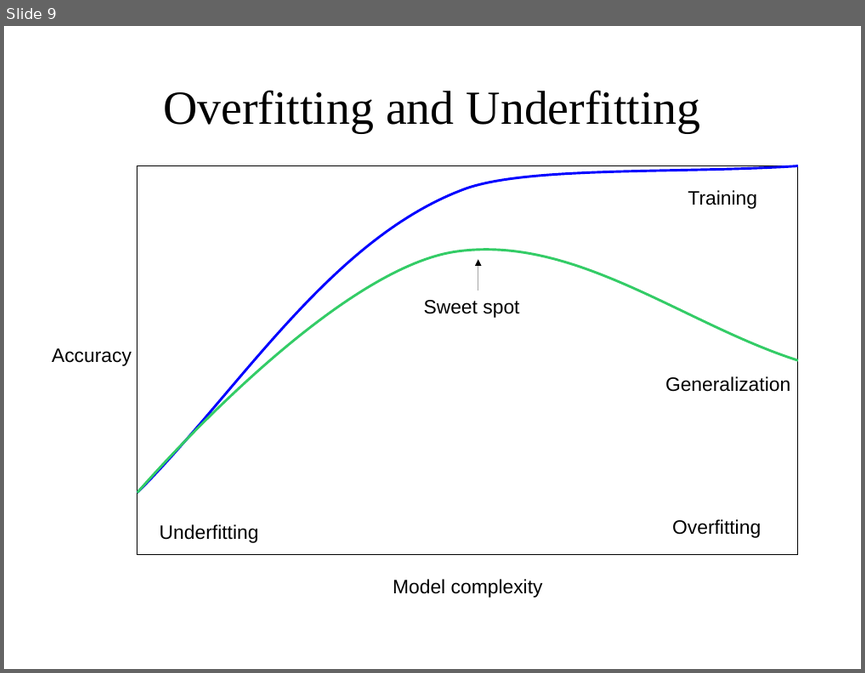
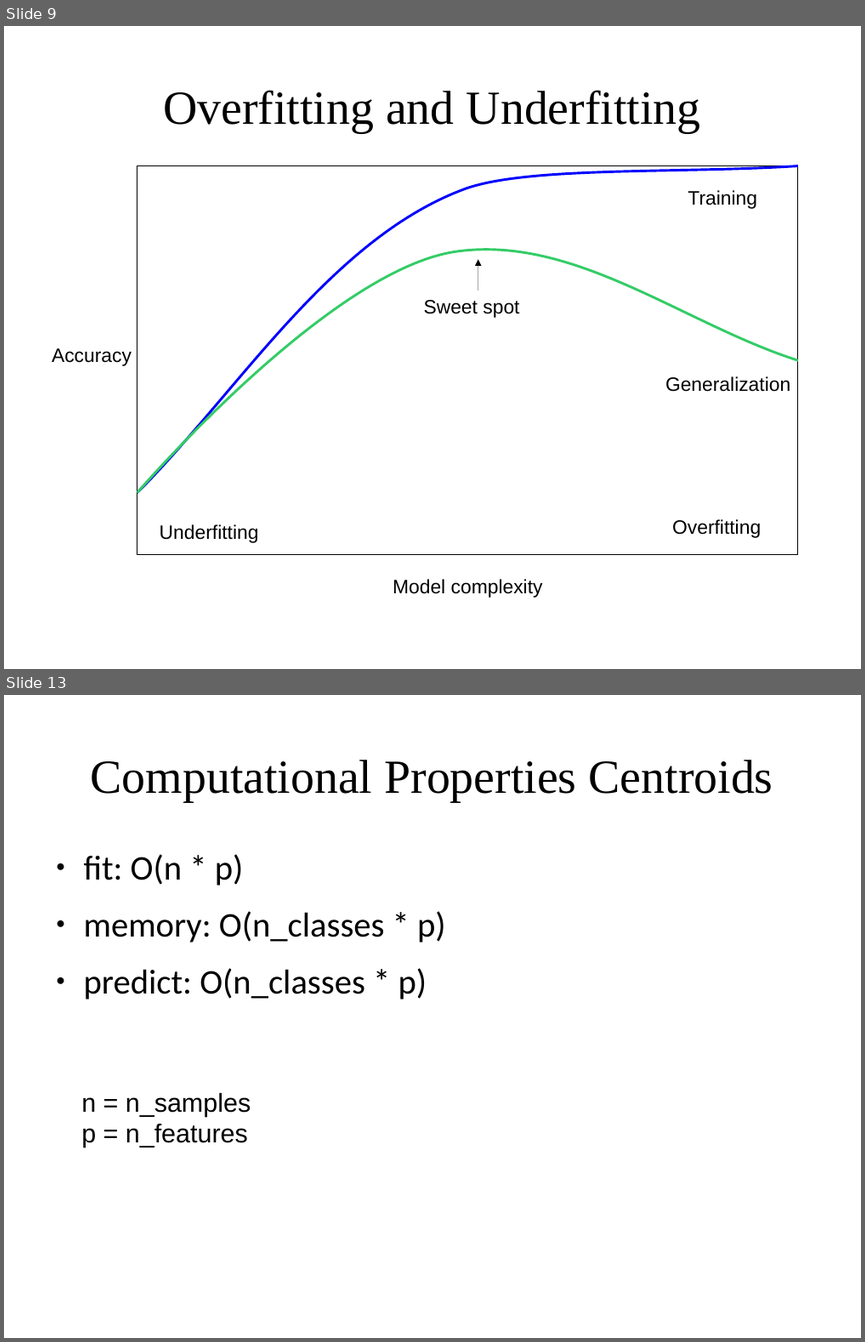
Before and after one commit to amueller/applied_ml_spring_2017, a slide deck: slides/aml-04-013017.odp. Shown one above the other, each under a label of ours: slide 9 before the commit, slides 9 and 13 after it; the slides between them are not shown. The pictures are 865x673 and 865x1342 pixels, drawn with LibreOffice and Linux fonts; fonts in the diff are those of the drawing. Boxes give left, top, right and bottom in pixels: in the first picture for what was removed or moved away, otherwise in the second. Text is boxed around its words. In the diff, an @@ line names an element or a change of style, - is before the commit and + after.

```diff
--- a/slides/aml-04-013017.odp
+++ b/slides/aml-04-013017.odp
@@ slide 13 added at <box>4,695,861,1338</box>, background #FFFFFF @@
@@ title added at <box>91,760,773,802</box>, 44 pt, text #000000 @@
+Computational Properties Centroids
@@ text added at <box>84,854,446,999</box>, 32 pt, text #000000 @@
+● fit: O(n * p)
+● memory: O(n_classes * p)
+● predict: O(n_classes * p)
@@ text added at <box>81,1093,250,1147</box>, 24 pt, text #000000 @@
+n = n_samples
+p = n_features
```
Also in this commit, not shown: 8 slides changed, 21 other slides added, 4 slides removed, 1 other file.
